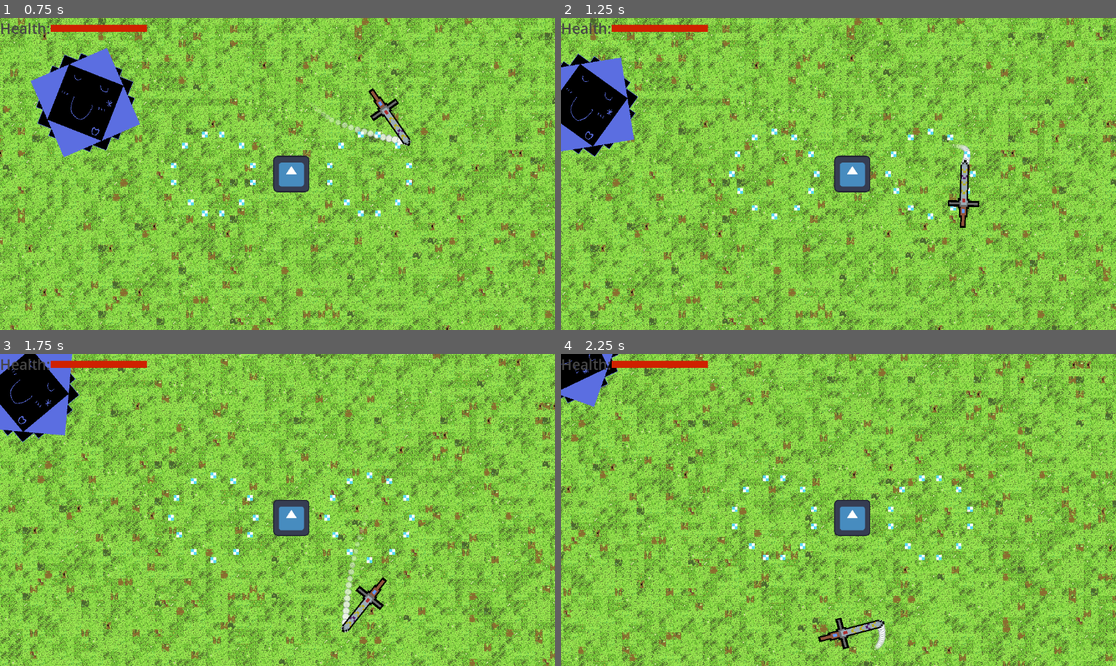
Above: before the commit, frames 1-4 (two rows, left to right).
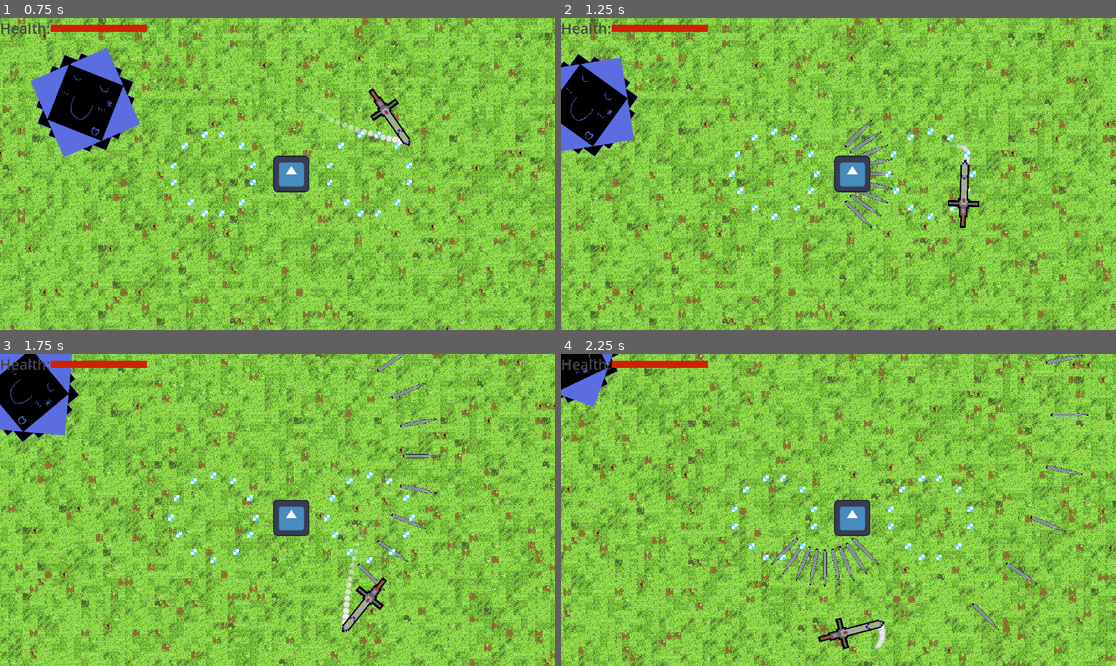
Above: after the commit, the same moments.

Repository: btalbert11/SurvivorGame
Game: Godot game, scene res://scenes/game.tscn
Same seed, same stepped clock (60 frames per second), same inputs: the game is played once before the commit and once after it. The engine's default icon, where the game draws it, is replaced by a stand-in: a white triangle on a blue panel in a dark square.
Inputs:
- Up to frame 1 (0.75 s): hold D (move_right) from 0.53 s (still down)
- Up to frame 2 (1.25 s): keep holding D (move_right)
- Up to frame 3 (1.75 s): release D (move_right) at 1.28 s; hold S (move_down) from 1.28 s (still down)
- Up to frame 4 (2.25 s): release S (move_down) at 2.03 s; hold D (move_right) from 2.03 s (still down)

Frame 1 is identical in both runs. In frame 2, 0.6% of the frame differs, in the area x 51-61%, y 32-68%; in frame 3, 0.6%; in frame 4, 1.1%, in the area x 37-96%, y 0-89%.

Commit message:
added spike weapon

Diff:
--- a/scenes/big_bad_guy.tscn
+++ b/scenes/big_bad_guy.tscn
@@ -42,7 +42,6 @@
 [node name="PhysicsCollision" type="CollisionShape2D" parent="."]
 position = Vector2(-1.43051e-06, -0.500004)
 rotation = 0.785398
-scale = Vector2(1, 1)
 shape = SubResource("RectangleShape2D_oe34w")
 metadata/_edit_lock_ = true
 
@@ -58,7 +57,6 @@
 [node name="CollisionShape2D" type="CollisionShape2D" parent="HurtboxComponent"]
 position = Vector2(-1.43051e-06, -0.500004)
 rotation = 0.785398
-scale = Vector2(1, 1)
 shape = SubResource("RectangleShape2D_oe34w")
 metadata/_edit_lock_ = true
 
@@ -70,7 +68,6 @@
 [node name="CollisionShape2D" type="CollisionShape2D" parent="HitboxComponent"]
 position = Vector2(-4.05312e-06, -1.00001)
 rotation = 0.785398
-scale = Vector2(1, 1)
 shape = SubResource("RectangleShape2D_bwqqs")
 
 [node name="Target" type="Node2D" parent="."]
--- a/scenes/player.tscn
+++ b/scenes/player.tscn
@@ -7,6 +7,7 @@
 [ext_resource type="PackedScene" uid="uid://bsts51etd05vn" path="res://scenes/magic_missle.tscn" id="5_5mhw4"]
 [ext_resource type="PackedScene" uid="uid://p4pcluefy1gb" path="res://scenes/hammer_weapon.tscn" id="6_rqg2a"]
 [ext_resource type="PackedScene" uid="uid://cqmimkey0bvwm" path="res://scenes/sword_weapon.tscn" id="7_u7r3x"]
+[ext_resource type="PackedScene" uid="uid://dt30khlgtqags" path="res://scenes/throwing_spikes_weapon.tscn" id="8_l5h7d"]
 
 [sub_resource type="SpriteFrames" id="SpriteFrames_iriab"]
 animations = [{
@@ -61,5 +62,7 @@
 
 [node name="SwordWeapon" parent="." instance=ExtResource("7_u7r3x")]
 
+[node name="ThrowingSpikesWeapon" parent="." instance=ExtResource("8_l5h7d")]
+
 [connection signal="no_health" from="HealthComponent" to="." method="_on_health_component_no_health"]
 [connection signal="attacked" from="HurtboxComponent" to="." method="_on_hurtbox_component_attacked"]
--- /dev/null
+++ b/scenes/spike.tscn
@@ -0,0 +1,31 @@
+[gd_scene load_steps=5 format=3 uid="uid://cmi5rwcje3hsd"]
+
+[ext_resource type="Script" path="res://scripts/spike.gd" id="1_fprae"]
+[ext_resource type="Script" path="res://Nodes/HitboxComponent.gd" id="2_1rds6"]
+[ext_resource type="Texture2D" uid="uid://gt61gyy2ak2o" path="res://art/spike_weapon.png" id="2_x53jr"]
+
+[sub_resource type="RectangleShape2D" id="RectangleShape2D_r424x"]
+size = Vector2(9, 72)
+
+[node name="Spike" type="Node2D"]
+scale = Vector2(1.16, 1.16)
+script = ExtResource("1_fprae")
+
+[node name="Sprite2D" type="Sprite2D" parent="."]
+position = Vector2(0, 9.53674e-07)
+scale = Vector2(0.59375, 2.1875)
+texture = ExtResource("2_x53jr")
+
+[node name="HitboxComponent" type="Area2D" parent="."]
+collision_layer = 4
+collision_mask = 8
+script = ExtResource("2_1rds6")
+
+[node name="CollisionShape2D" type="CollisionShape2D" parent="HitboxComponent"]
+shape = SubResource("RectangleShape2D_r424x")
+
+[node name="VisibleOnScreenNotifier2D" type="VisibleOnScreenNotifier2D" parent="."]
+metadata/_edit_lock_ = true
+
+[connection signal="area_entered" from="HitboxComponent" to="." method="_on_hitbox_component_area_entered"]
+[connection signal="screen_exited" from="VisibleOnScreenNotifier2D" to="." method="_on_visible_on_screen_notifier_2d_screen_exited"]
--- a/scenes/throwing_spikes_weapon.tscn
+++ b/scenes/throwing_spikes_weapon.tscn
@@ -1,3 +1,8 @@
-[gd_scene format=3 uid="uid://dt30khlgtqags"]
+[gd_scene load_steps=3 format=3 uid="uid://dt30khlgtqags"]
+
+[ext_resource type="Script" path="res://scripts/throwing_spikes_weapon.gd" id="1_6kdm3"]
+[ext_resource type="PackedScene" uid="uid://cmi5rwcje3hsd" path="res://scenes/spike.tscn" id="2_p5jpa"]
 
 [node name="ThrowingSpikesWeapon" type="Node2D"]
+script = ExtResource("1_6kdm3")
+Spike_Scene = ExtResource("2_p5jpa")
--- a/scripts/game.gd
+++ b/scripts/game.gd
@@ -7,7 +7,7 @@
 @export var blox_spawn_rate: float = 4
 @export var dash_spawn_rate: float = 0.8
 @export var bounce_spawn_rate: float = 0.5
-@export var big_bad_spawn_rate: float = 0.1
+@export var big_bad_spawn_rate: float = 0.2
 
 # Called when the node enters the scene tree for the first time.
 func _ready():
@@ -36,8 +36,8 @@
 
 func spawn_enemy(enemy_type):
 	var pos = get_random_screen_point()
-	if pos == Vector2.ZERO:
-		return
+	while pos == Vector2.ZERO:
+		pos = get_random_screen_point()
 	var enemy = enemy_type.instantiate()
 	enemy.set_target($Player)
 	add_child(enemy)
@@ -51,7 +51,7 @@
 	rand_x = $MainCamera.position.x - (screen_size.x/2) + rand_x
 	rand_y = $MainCamera.position.y - (screen_size.y/2) + rand_y
 	var pos = Vector2(rand_x, rand_y)
-	if (pos.distance_to($Player.position) < 100):
+	if (pos.distance_to($Player.position) < 200):
 		return Vector2.ZERO
 	return pos
 
--- a/scripts/player.gd
+++ b/scripts/player.gd
@@ -22,7 +22,7 @@
 	# As good practice, you should replace UI actions with custom gameplay actions.
 	var direction = Input.get_vector("move_left", "move_right", "move_up", "move_down")
 	if direction:
-		velocity = direction * SPEED * delta
+		velocity = direction.normalized() * SPEED * delta
 	else:
 		velocity = Vector2.ZERO
 	var collision = move_and_collide(velocity)
--- /dev/null
+++ b/scripts/spike.gd
@@ -0,0 +1,33 @@
+extends Node2D
+
+@export var speed: float = 10
+
+var movement_direction: Vector2
+var velocity: Vector2
+var attack: Attack
+
+# Called when the node enters the scene tree for the first time.
+func _ready():
+	velocity = movement_direction * speed
+	#rotate towards movement_direction
+	rotation = movement_direction.angle() + PI/2
+
+
+# Called every frame. 'delta' is the elapsed time since the previous frame.
+func _process(delta):
+	pass
+
+func _physics_process(delta):
+	position += velocity * delta
+
+
+func _on_hitbox_component_area_entered(area):
+	if area is HurtboxComponent:
+		area.take_attack(attack)
+
+
+func _on_visible_on_screen_notifier_2d_screen_exited():
+	delete_self()
+
+func delete_self():
+	queue_free()
--- /dev/null
+++ b/scripts/throwing_spikes_weapon.gd
@@ -0,0 +1,56 @@
+extends Node2D
+@export var Spike_Scene: PackedScene
+@export var damage: float = 1
+@export var attack_speed: float = 1
+@export var spike_speed: float = 500
+@export var number_of_spikes: int = 9
+@export var max_attack_width: float = PI/4
+@export var knockback: float = 0
+
+var attack: Attack
+var last_player_direction: Vector2
+var cooldown_timer: Timer
+
+# Called when the node enters the scene tree for the first time.
+func _ready():
+	attack = Attack.new()
+	attack.damage = damage
+	attack.knockback = knockback
+
+	last_player_direction = Vector2(1,0).normalized()
+
+	cooldown_timer = Timer.new()
+	cooldown_timer.wait_time = attack_speed
+	cooldown_timer.autostart = false
+	cooldown_timer.one_shot = true
+	cooldown_timer.timeout.connect(_on_cooldown_timer_timeout)
+	add_child(cooldown_timer)
+	cooldown_timer.start()
+
+
+# Called every frame. 'delta' is the elapsed time since the previous frame.
+func _process(delta):
+	var direction = Input.get_vector("move_left", "move_right", "move_up", "move_down")
+	if direction:
+		last_player_direction = direction
+
+func fire():
+	var spike_width = (max_attack_width * 2) / (number_of_spikes - 1)
+	var curr_rotation = max_attack_width
+	for i in range(0, number_of_spikes):
+		spawn_spike(last_player_direction.rotated(curr_rotation))
+		curr_rotation -= spike_width
+
+
+func spawn_spike(direction: Vector2):
+	var spike = Spike_Scene.instantiate()
+	spike.speed = spike_speed
+	spike.attack = attack
+	spike.movement_direction = direction.normalized()
+	get_tree().get_root().get_child(0).add_child(spike)
+	spike.global_position = global_position
+
+
+func _on_cooldown_timer_timeout():
+	fire()
+	cooldown_timer.start()
Binary file added: art/spike_weapon.png
Not shown, added: art/spike_weapon.png.import
Not shown: 1 places in scenes/player.tscn that only renumber resources
